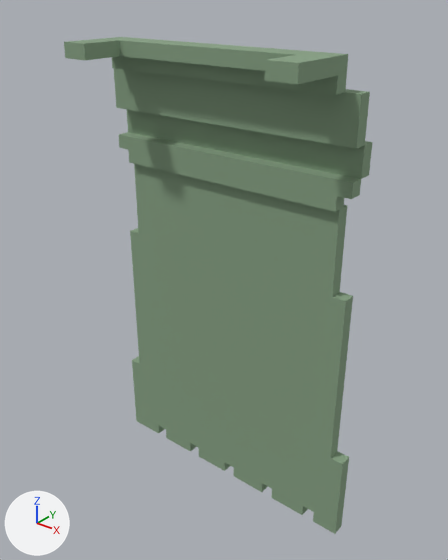
An edit to the glTF model crates/editor/assets/starter_library/models/kit_cloak_dwarf_f.glb, drawn before and after from the same camera.
Camera for both pictures: a camera (50 mm lens) standing at (0.584, -0.592, 1.11) and looking at (0.007, 0.128, 0.664). The axes (+X, +Y, +Z) are drawn at lower left. The lights are the same throughout. The older version comes first. Vertices at exactly the same position are counted once.

Names of what the first picture shows: 'geometry_0'.
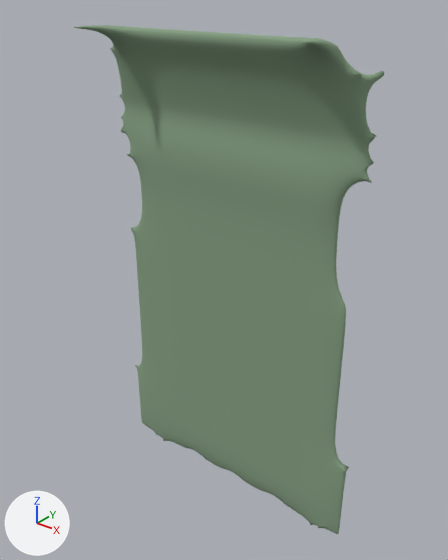
The edits, one by one:
me_mesh_0 is used by ob_geometry_0; location (0.0, 0.0, 0.0).
me_mesh_0 had 122 vertices, 184 faces and spanned x -0.251..0.244, y 0.019..0.177, z 0.236..1.027.
me_mesh_0 now has 2502 vertices, 5000 faces and spans x -0.255..0.248, y 0.035..0.169, z 0.212..1.048.
me_mesh_0 part 1: the loose piece of 68 vertices spanning x -0.251..0.244, y 0.143..0.166, z 0.236..0.824 is rebuilt with 2502 vertices and now spans x -0.255..0.248, y 0.035..0.169, z 0.212..1.048.
me_mesh_0 part 2: the loose piece of 28 vertices spanning x -0.228..0.222, y 0.132..0.177, z 0.824..0.982 is deleted.
me_mesh_0 part 3: the loose piece of 26 vertices spanning x -0.206..0.199, y 0.019..0.132, z 0.982..1.027 is deleted.

Pixel boxes (x1, y1, x2, y2) of what changed, in the pictures (448 x 560 px):
'geometry_0', reshaped: before (64, 37, 372, 534); after (74, 25, 384, 534)
part 1 of me_mesh_0, rebuilt (39% wider, 37% taller): before (130, 164, 353, 534); after (74, 25, 384, 534)
part 2 of me_mesh_0, deleted: before (114, 68, 372, 212)
part 3 of me_mesh_0, deleted: before (64, 37, 348, 95)
